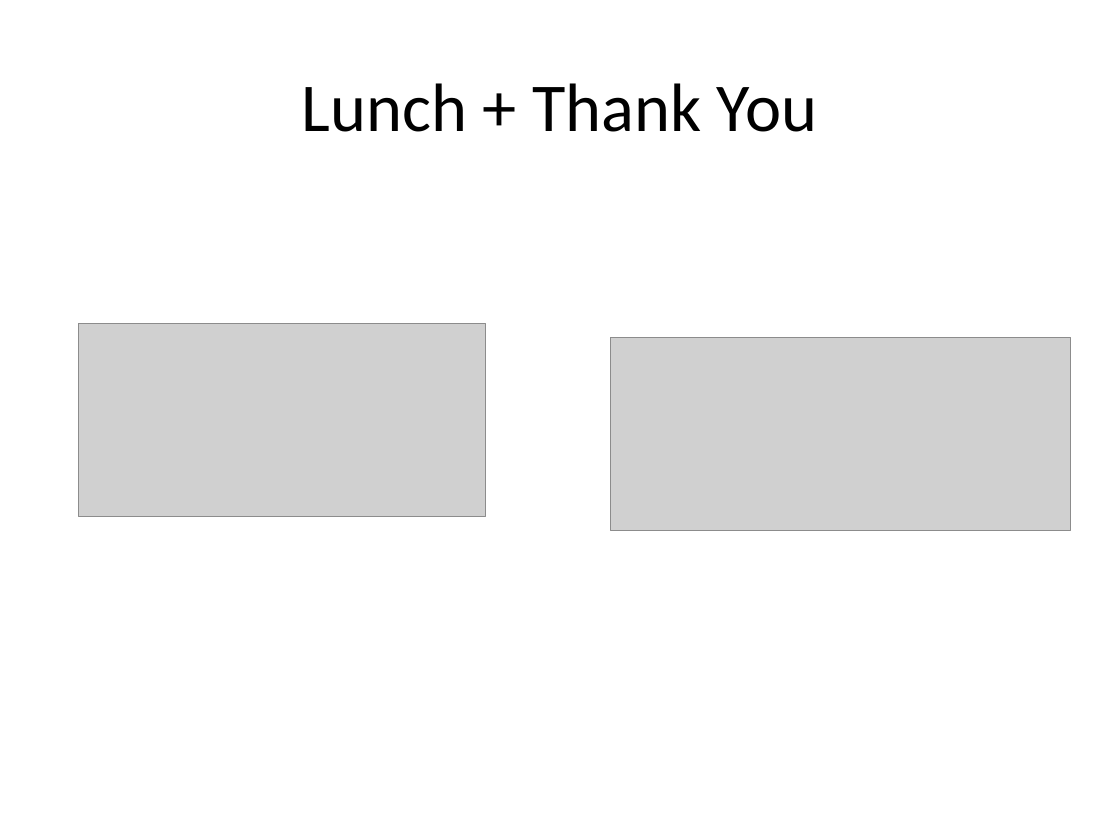
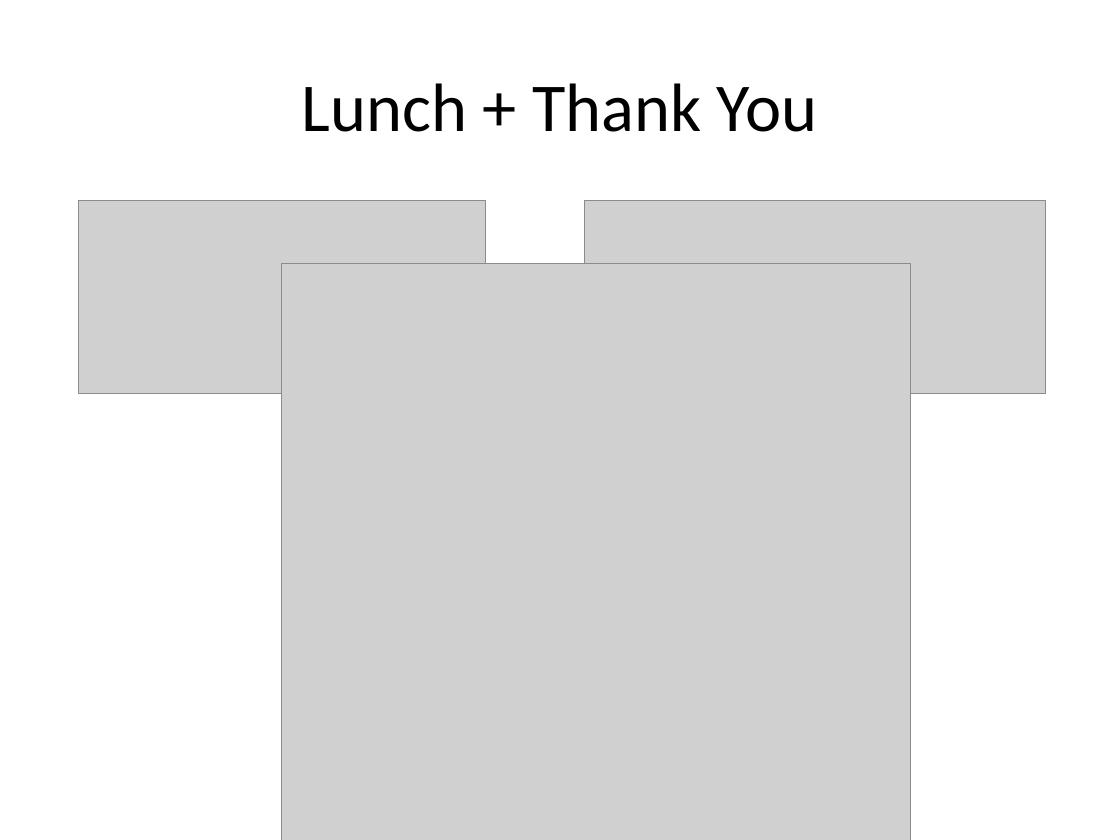
Before and after one commit to dataiap/dataiap, a slide deck: slide 5 of lectures/day1-intro.pptx. Drawn at 1120x840 pixels with LibreOffice and Linux fonts; fonts in the diff are those of the drawing; grey boxes stand for pictures. Boxes give left, top, right and bottom in pixels: in the first picture for what was removed or moved away, otherwise in the second. Text is boxed around its words. In the diff, an @@ line names an element or a change of style, - is before the commit and + after.

```diff
--- a/lectures/day1-intro.pptx
+++ b/lectures/day1-intro.pptx
@@ picture moved from (x1=78, y1=324, x2=486, y2=516) to (x1=78, y1=200, x2=486, y2=393) @@
@@ picture moved from (x1=610, y1=337, x2=1071, y2=530) to (x1=585, y1=200, x2=1045, y2=393) @@
@@ picture added at (x1=281, y1=264, x2=909, y2=840) @@
```
Also in this commit, not shown: 1 slide added.
